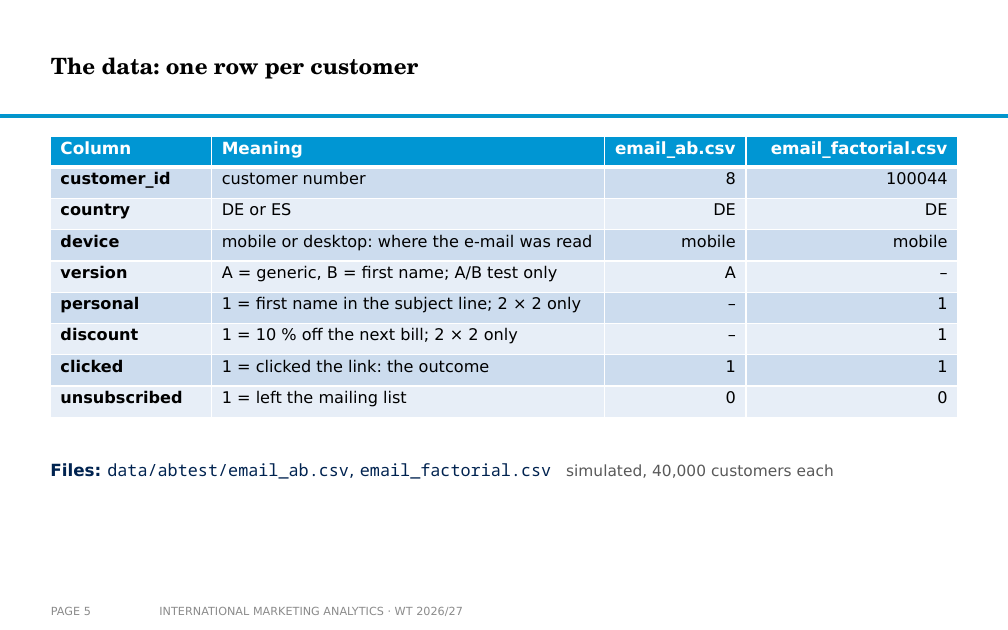
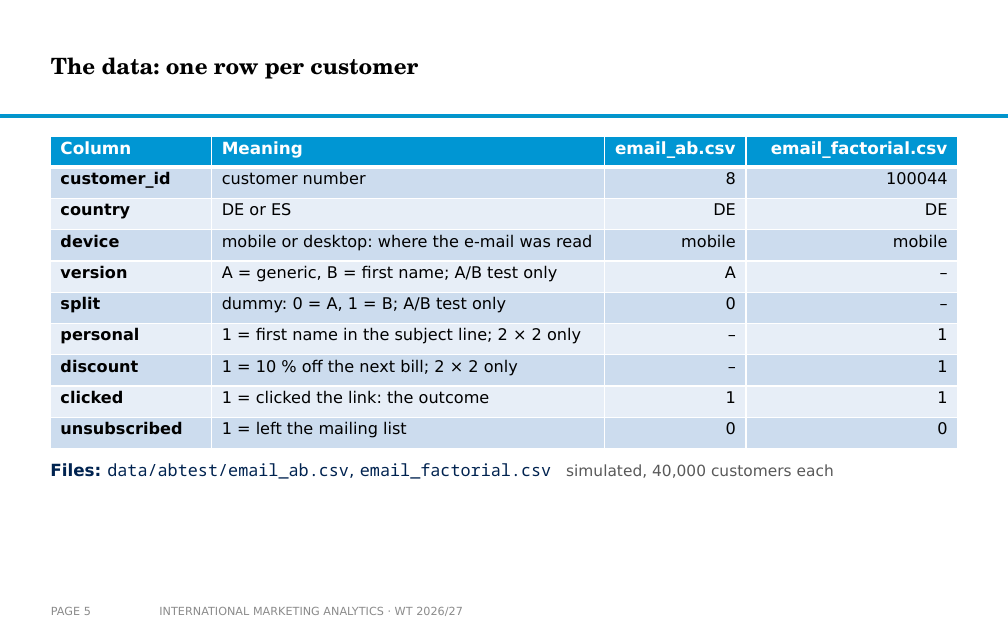
Before and after one commit to arnefloh-wu/international-marketing-analytics-teaching, a slide deck: slide 5 of slides/experiments-and-ab-testing_WT26-27.pptx. Drawn at 1008x630 pixels with LibreOffice and Linux fonts; fonts in the diff are those of the drawing; background and template pictures are left out. Boxes give left, top, right and bottom in pixels: in the first picture for what was removed or moved away, otherwise in the second. Text is boxed around its words. In the diff, an @@ line names an element or a change of style, - is before the commit and + after.

```diff
--- a/slides/experiments-and-ab-testing_WT26-27.pptx
+++ b/slides/experiments-and-ab-testing_WT26-27.pptx
@@ table at <box>50,136,958,449</box> @@
+row 6: split | dummy: 0 = A, 1 = B; A/B test only | 0 | –
```
Also in this commit, not shown: 9 other slides changed, 1 slide added, 1 slide removed, 5 other files.
